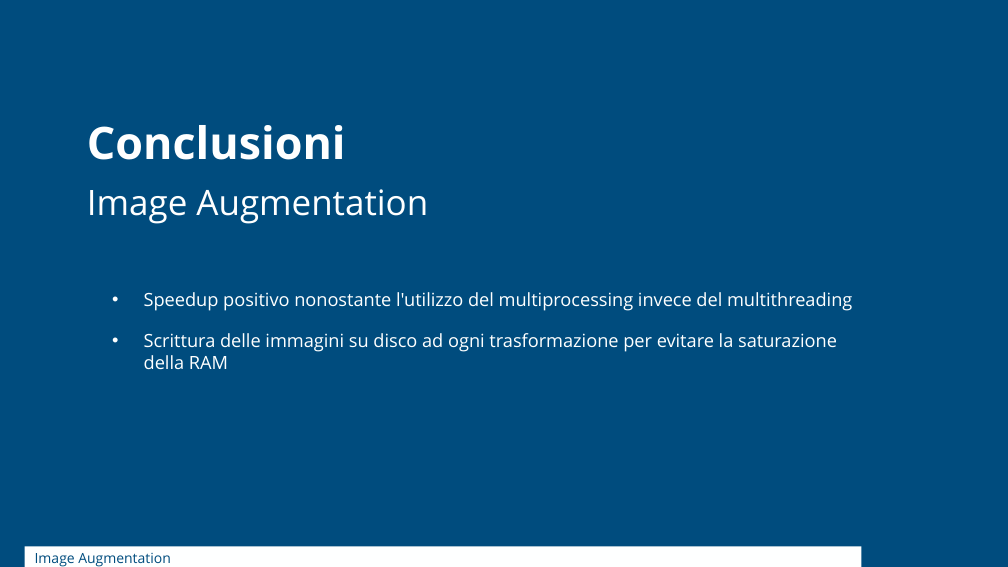
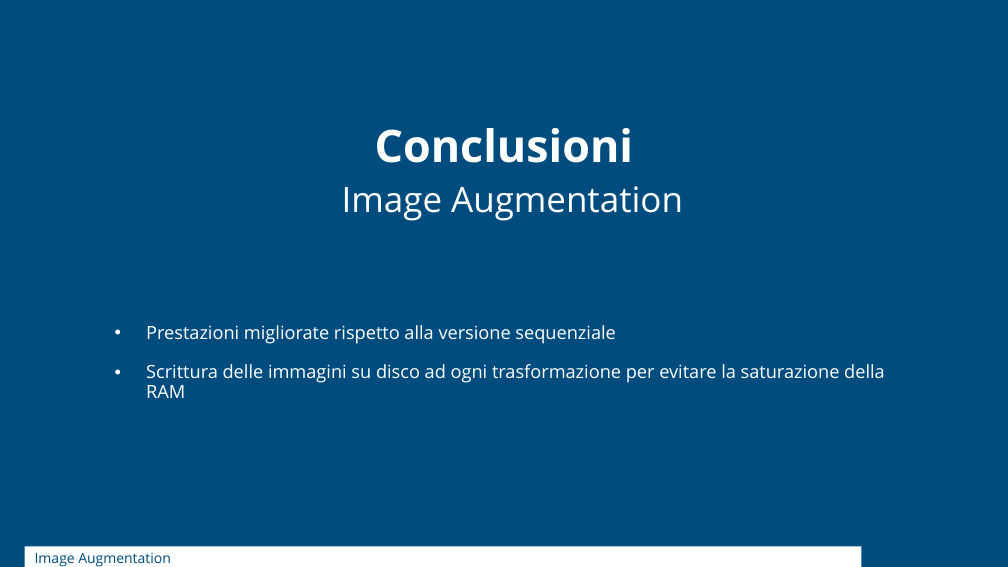
Before and after one commit to Elia-dev/ParallelProgramming, a slide deck: slide 10 of PPpresentation.pptx. Drawn at 1008x567 pixels with LibreOffice and Linux fonts; fonts in the diff are those of the drawing; background and template pictures are left out. Boxes give left, top, right and bottom in pixels: in the first picture for what was removed or moved away, otherwise in the second. Text is boxed around its words. In the diff, an @@ line names an element or a change of style, - is before the commit and + after.

```diff
--- a/PPpresentation.pptx
+++ b/PPpresentation.pptx
@@ text "Conclusioni" moved from (x1=87, y1=125, x2=346, y2=160) to (x1=375, y1=128, x2=634, y2=163) @@
@@ text "Conclusioni" at (x1=375, y1=128, x2=634, y2=163): alignment left to centre; vertical alignment top to middle @@
@@ text "Image Augmentation" at (x1=342, y1=186, x2=683, y2=221): alignment left to centre @@
@@ text "Prestazioni migliorate rispetto alla versione ..." at (x1=146, y1=325, x2=885, y2=398): vertical alignment top to middle @@
@@ text at (x1=146, y1=325, x2=615, y2=344): text changed @@
-• Speedup positivo nonostante l'utilizzo del multiprocessing invece del multithreading
+• Prestazioni migliorate rispetto alla versione sequenziale
```
Also in this commit, not shown: 27 other slides changed, 1 other file.
